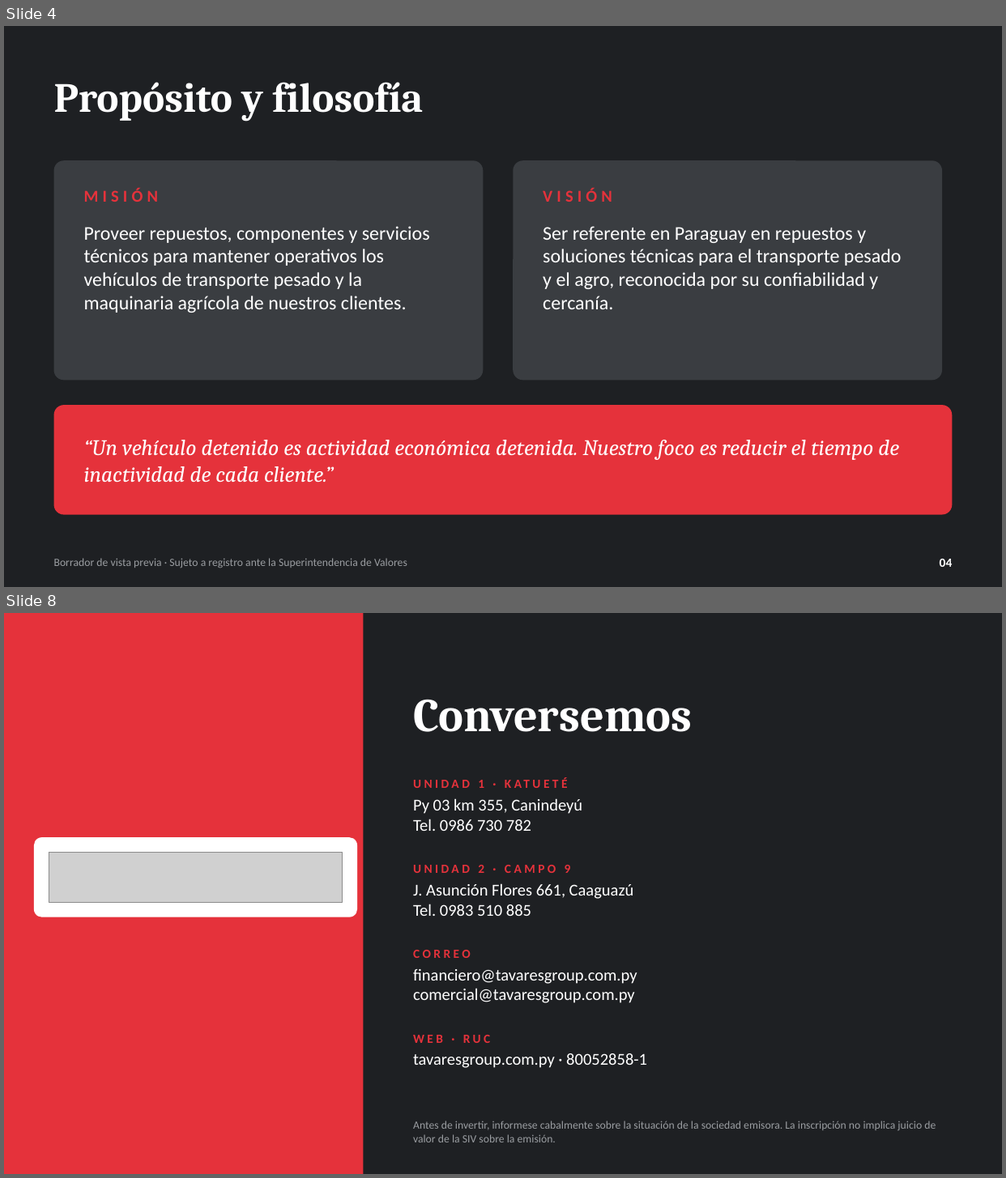
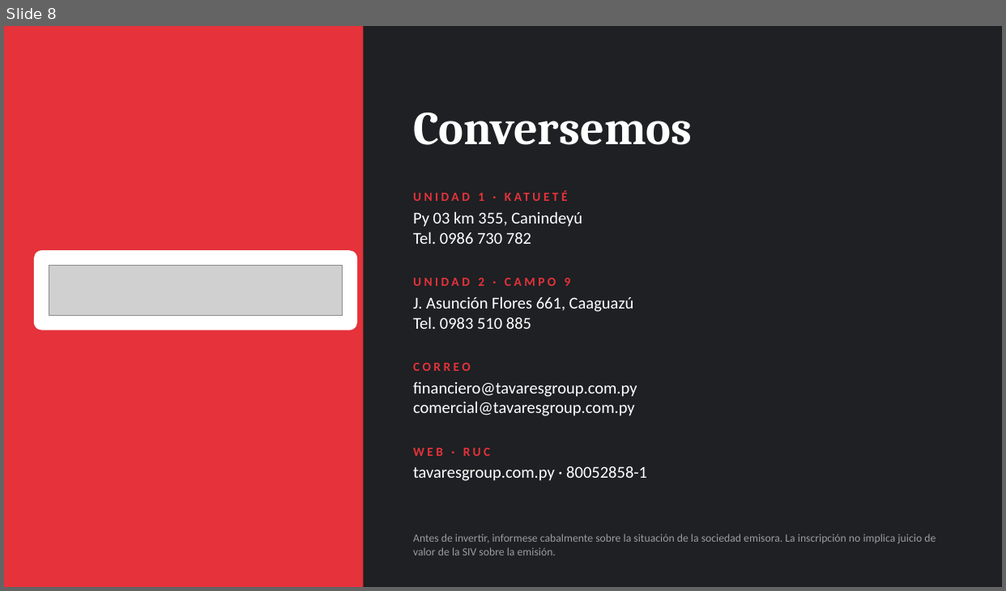
Before and after one commit to josecavalier94/n8n-render-deploy, a slide deck: Vista_Previa_Presentacion_Tavares.pptx. Shown one above the other, each under a label of ours: slides 4 and 8 before the commit, slide 8 after it; the slides between them are not shown. The pictures are 1006x1178 and 1006x591 pixels, drawn with LibreOffice and Linux fonts; fonts in the diff are those of the drawing; grey boxes stand for pictures. Boxes give left, top, right and bottom in pixels: in the first picture for what was removed or moved away, otherwise in the second. Text is boxed around its words. In the diff, an @@ line names an element or a change of style, - is before the commit and + after.

```diff
--- a/Vista_Previa_Presentacion_Tavares.pptx
+++ b/Vista_Previa_Presentacion_Tavares.pptx
@@ slide 4 removed at <box>4,26,1002,587</box>, background #1E2023 @@
@@ text removed at <box>54,82,423,122</box> @@
-Propósito y filosofía
@@ rounded rectangle removed at <box>54,160,483,380</box> @@
@@ rounded rectangle removed at <box>513,160,942,380</box> @@
@@ text removed at <box>84,188,159,202</box> @@
-MISIÓN
@@ text removed at <box>543,188,612,202</box> @@
-VISIÓN
@@ text removed at <box>84,226,430,313</box> @@
-Proveer repuestos, componentes y servicios técnicos para mantener operativos los vehículos de transporte pesado y la maquinaria agrícola de nuestros clientes.
@@ text removed at <box>543,226,901,310</box> @@
-Ser referente en Paraguay en repuestos y soluciones técnicas para el transporte pesado y el agro, reconocida por su confiabilidad y cercanía.
@@ rounded rectangle removed at <box>54,405,952,515</box> @@
@@ text removed at <box>84,440,899,482</box> @@
-“Un vehículo detenido es actividad económica detenida. Nuestro foco es reducir el tiempo de inactividad de cada cliente.”
@@ text removed at <box>54,558,407,568</box> @@
-Borrador de vista previa · Sujeto a registro ante la Superintendencia de Valores
@@ text removed at <box>940,559,953,567</box> @@
-04
```
Also in this commit, not shown: 5 slides changed, 1 slide added.
